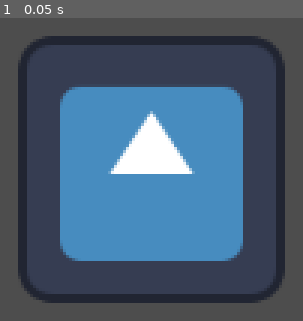
Above: before the commit, frame 1.
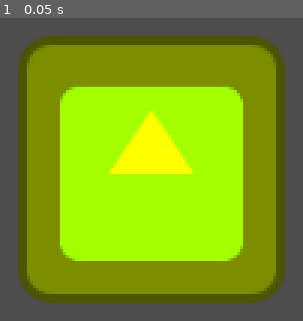
Above: after the commit, the same moment.

Repository: KP913/GeoDes-Editor
Game: Godot game, scene res://main.tscn
The game is run twice, just before and just after one commit, with the same random seed, the same clock (stepped at 60 frames per second) and the same inputs. The project has no main scene, so this scene is started directly. The engine's default icon, where the game draws it, is replaced by a stand-in: a white triangle on a blue panel in a dark square.
Inputs:
- Up to frame 1 (0.05 s): no input

The runs differ from the first frame. In frame 1, 77% of the frame differs, in the area x 5-95%, y 5-95%.

Commit message:
joao password amarelo

Diff:
--- a/main.tscn
+++ b/main.tscn
@@ -5,6 +5,7 @@
 [node name="Node2D" type="Node2D" unique_id=2109689240]
 
 [node name="Sprite2D" type="Sprite2D" parent="." unique_id=2082848868]
+modulate = Color(2.3133948, 2.3133948, 0, 1)
 texture = ExtResource("1_ig7tw")
 
 [node name="Camera2D" type="Camera2D" parent="." unique_id=721319511]
